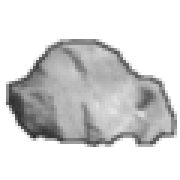
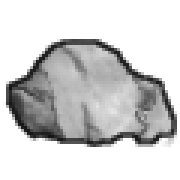
Before/after of a 180px x 180px layered artwork. What changed in the layer stack:
painted on "line" over [left=6, top=39, right=177, bottom=147]
